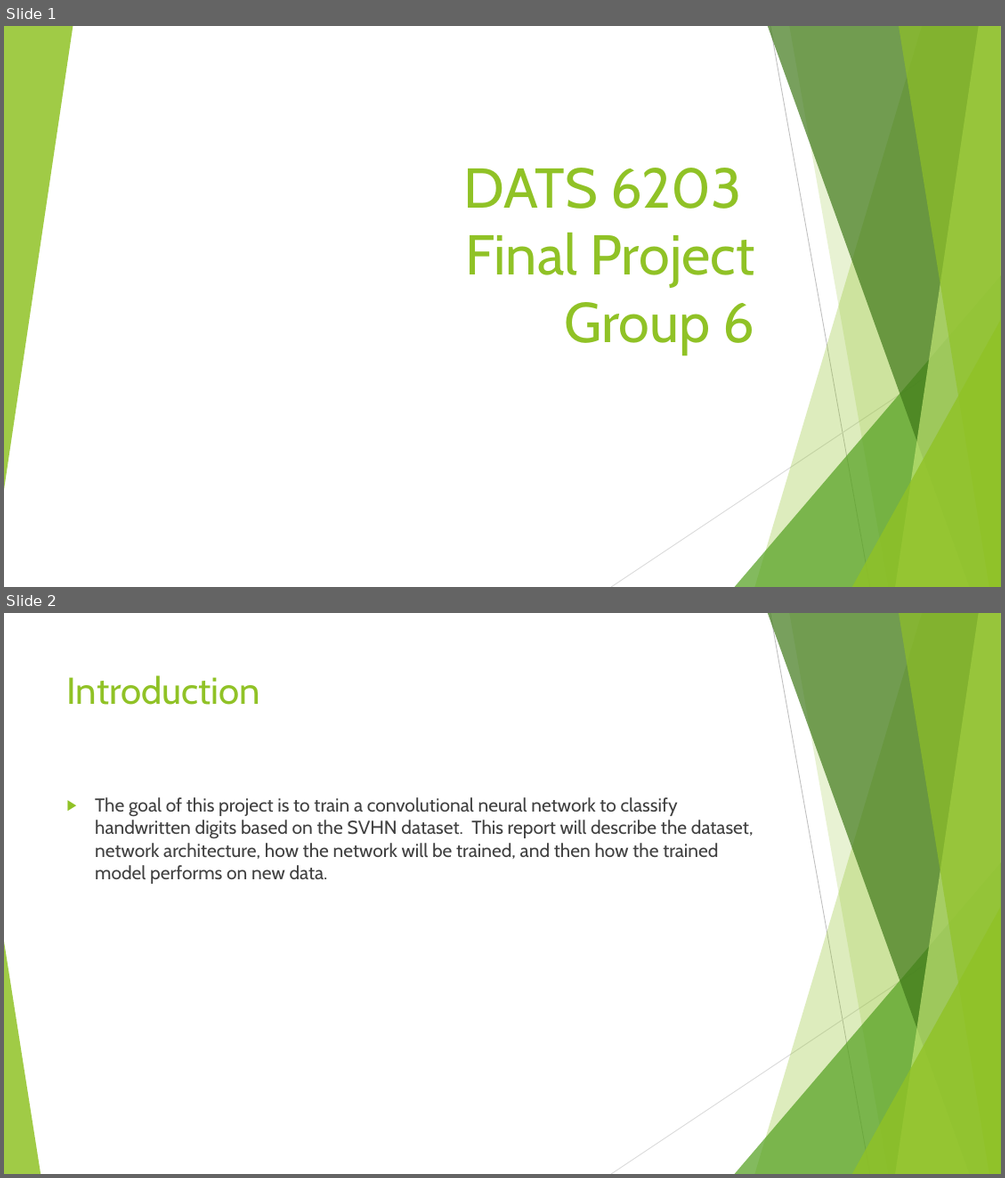
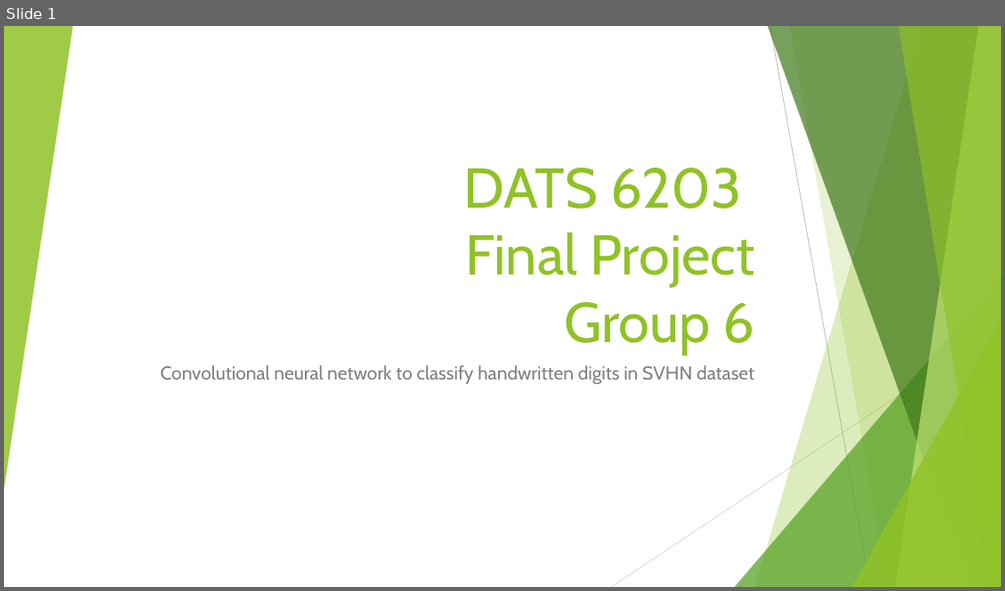
Before and after one commit to josephhaaga/Final-Project-Group6, a slide deck: Final-Group-Presentation/final group presentation.pptx. Shown one above the other, each under a label of ours: slides 1 and 2 before the commit, slide 1 after it. The pictures are 1005x1178 and 1005x591 pixels, drawn with LibreOffice and Linux fonts; fonts in the diff are those of the drawing. Boxes give left, top, right and bottom in pixels: in the first picture for what was removed or moved away, otherwise in the second. Text is boxed around its words. In the diff, an @@ line names an element or a change of style, - is before the commit and + after.

```diff
--- a/Final-Group-Presentation/final group presentation.pptx
+++ b/Final-Group-Presentation/final group presentation.pptx
@@ slide 2 removed at [4, 613, 1001, 1174], background #FFFFFF; not listed: 9 template elements that a slide beside it also shows @@
@@ title removed at [67, 675, 261, 705] @@
-Introduction
@@ text removed at [95, 797, 753, 884] @@
-▶ The goal of this project is to train a convolutional neural network to classify handwritten digits based on the SVHN dataset. This report will describe the dataset, network architecture, how the network will be trained, and then how the trained model performs on new data.
@@ triangle removed at [4, 941, 40, 1174] @@
@@ slide 1 changed as well @@
@@ subtitle added at [161, 365, 754, 384], 18 pt, text #808080 @@
+Convolutional neural network to classify handwritten digits in SVHN dataset
```
Also in this commit, not shown: 4 other slides changed, 9 slides added, 1 other slide removed, 1 other file.
